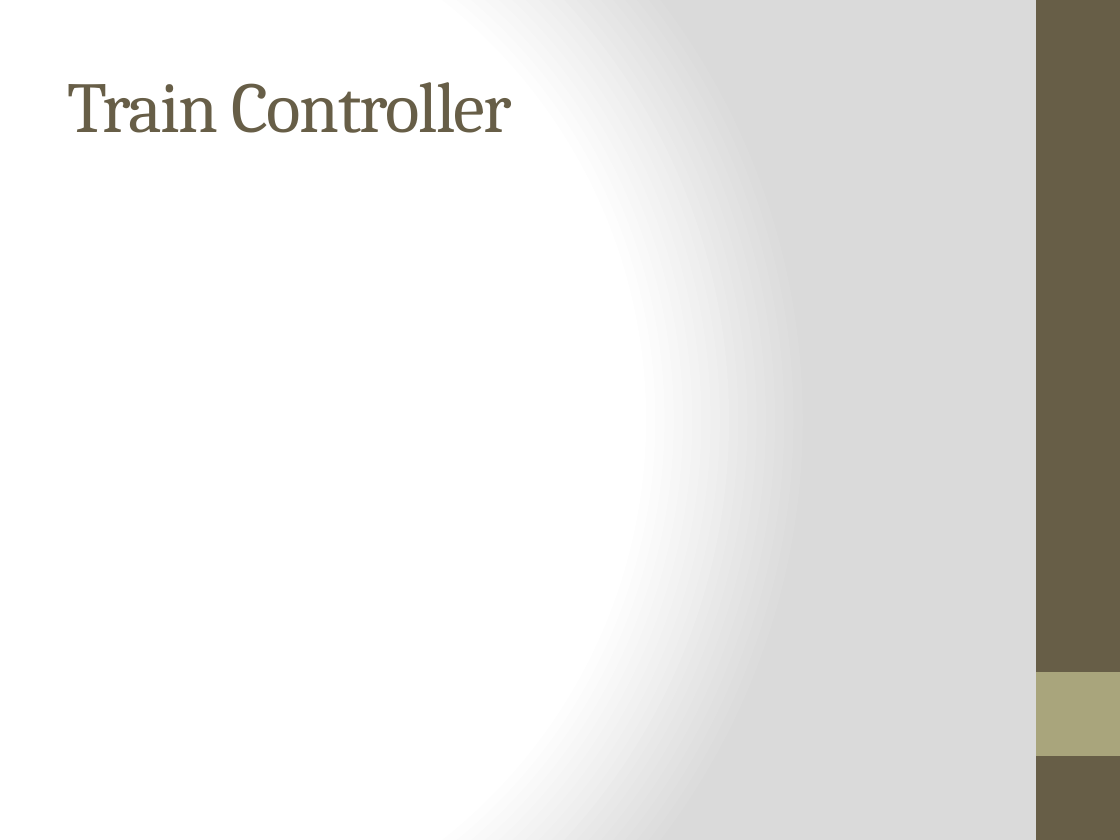
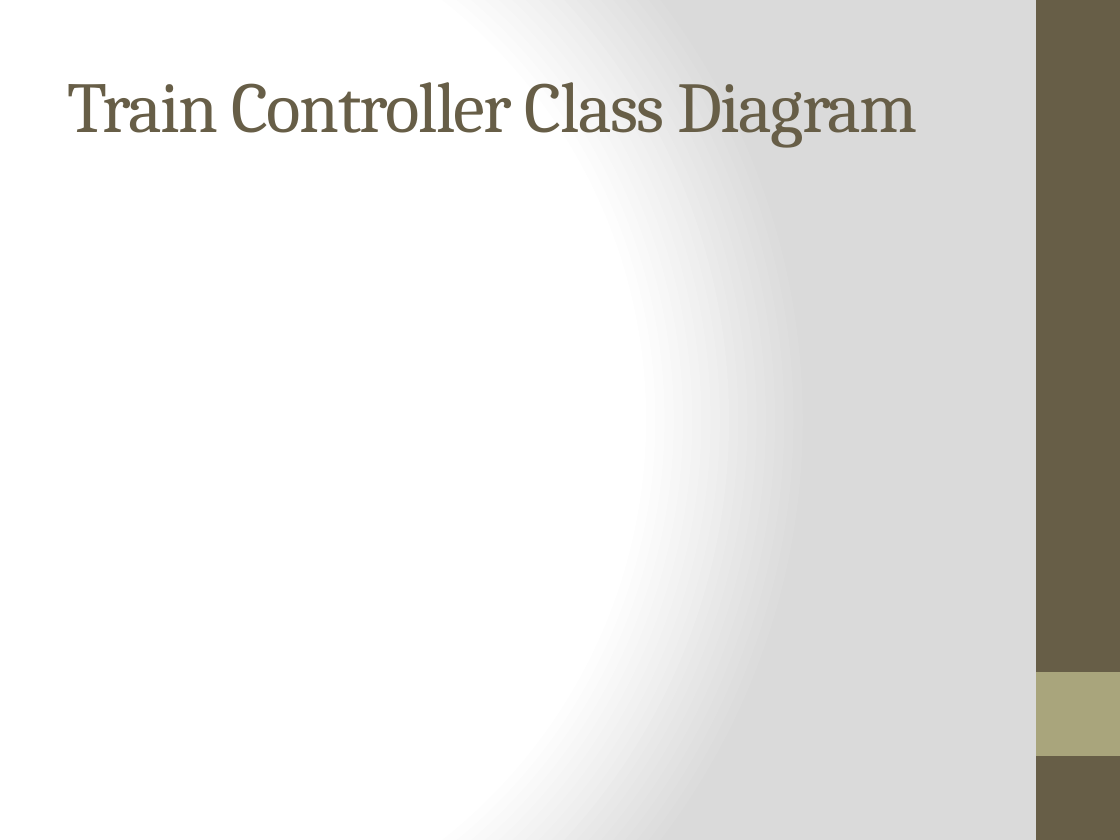
Before and after one commit to meylingtaing/COE1186, a slide deck: slide 17 of Design Review/DesignReview.pptx (slide 16 before the commit). Drawn at 1120x840 pixels with LibreOffice and Linux fonts; fonts in the diff are those of the drawing; background and template pictures are left out. Boxes give left, top, right and bottom in pixels: in the first picture for what was removed or moved away, otherwise in the second. Text is boxed around its words. In the diff, an @@ line names an element or a change of style, - is before the commit and + after.

Commit message:
Added Train Controller

```diff
--- a/Design Review/DesignReview.pptx
+++ b/Design Review/DesignReview.pptx
@@ title at (x1=67, y1=82, x2=918, y2=147): text changed @@
-Train Controller
+Train Controller Class Diagram
```
Also in this commit, not shown: 1 other slide changed, 1 slide added.
